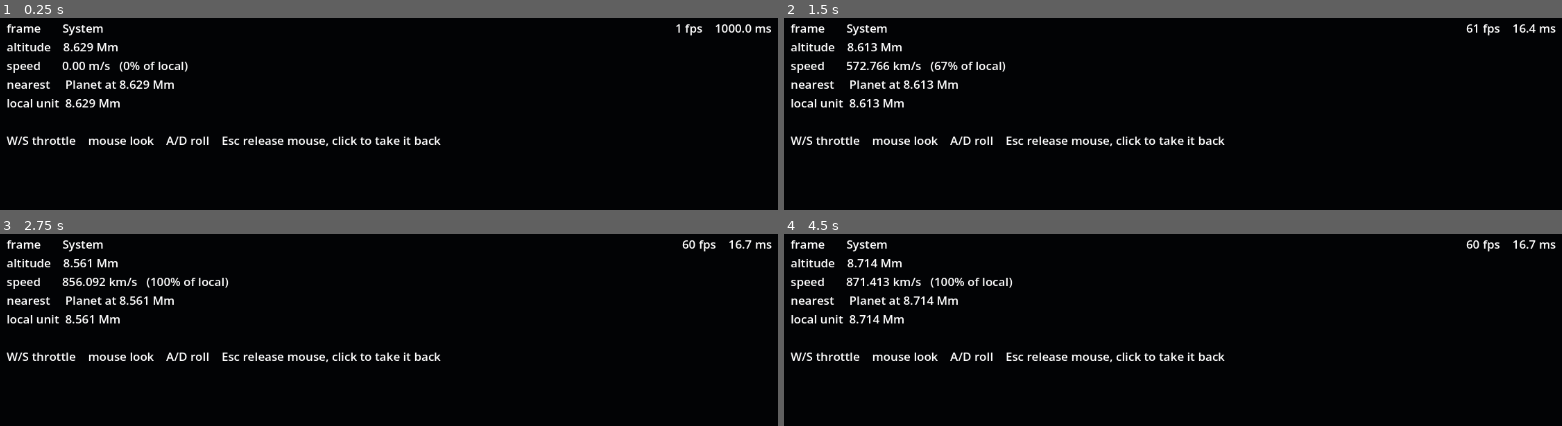
Above: before the commit, frames 1-4 (two rows, left to right).
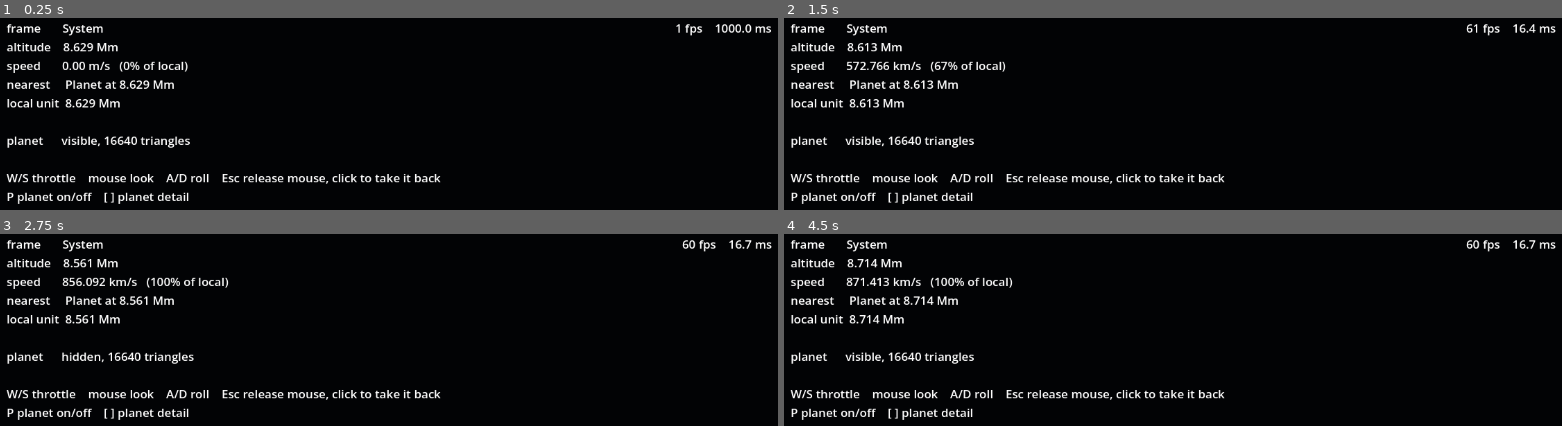
Above: after the commit, the same moments.

Repository: evertvorster/SpaceSim
Game: Godot game, scene res://demo/space_to_surface.tscn
Same seed, same stepped clock (60 frames per second), same inputs: the game is played once before the commit and once after it.
Inputs (mouse positions are in pixels of both pictures, inside the frame that each line leads up to):
- Up to frame 1 (0.25 s): no input
- Up to frame 2 (1.5 s): tap Enter at 0.5 s; move the mouse to (outside the picture) at 0.52 s; hold W from 0.53 s (still down); tap P at 0.6, 1.35 s; click (outside the picture) at 0.67 s; move the mouse to (outside the picture) at 1.27 s; click (outside the picture) at 1.42 s
- Up to frame 3 (2.75 s): keep holding W; move the mouse to (outside the picture) at 2.02 s; tap P at 2.1 s; click (outside the picture) at 2.17 s
- Up to frame 4 (4.5 s): move the mouse to (outside the picture) at 2.77 s; tap P at 2.85, 3.6, 4.35 s; click (outside the picture) at 2.92 s; move the mouse to (outside the picture) at 3.52 s; click (outside the picture) at 3.67 s; tap Escape at 4.15 s; move the mouse to (931, 379) at 4.27 s; release W at 4.28 s; hold A from 4.28 s (still down); click (931, 379) at 4.42 s

The runs differ from the first frame. In frame 1, 3.3% of the frame differs, in the area x 0-57%, y 61-97%; in frame 2, 3.3%; in frame 3, 3.2%; in frame 4, 3.3%.

Commit message:
Un-latch the surface, and add planet toggles for cost attribution
Landing used to be a one-way trip: the clamp re-seated the ship on the surface
and zeroed its speed every step, so it could not take off again. The surface is
now a constraint rather than a latch - motion into it is absorbed, motion along
it or away from it is left alone. "landed" becomes a contact flag recomputed each
step, so a ship pitched up and thrusting simply leaves.

The regression test now flies the whole chain both ways: down through the
atmosphere to the surface (124 s), then back up (56 s of climb), asserting the
contact flag clears and the frame changes back.

- demo/space_to_surface.gd: P hides the planet, [ ] change its tessellation
  (32x16 to 256x128), and the readout shows the triangle count. Without these we
  would be guessing which of screen coverage, triangle count or shader cost is
  responsible for the frame-rate drop near the surface.

Verified with 4.7.2.stable.mono.double: 46 checks pass.

Diff:
--- a/demo/flight_controller.gd
+++ b/demo/flight_controller.gd
@@ -11,9 +11,6 @@
 
 const TravelScale := preload("res://addons/spacesim/travel/travel_scale.gd")
 const Proximity := preload("res://addons/spacesim/travel/proximity.gd")
-
-## Distance at which the ship is considered down.
-const LANDING_CLEARANCE := 1.0
 
 ## The frame tree whose active frame supplies the travel band. Set by the world builder.
 var frame_tree: Node3D
@@ -31,6 +28,9 @@
 var travel_length := 0.0
 var nearest_distance := INF
 var nearest_name := ""
+
+## True while the ship is in contact with a surface this step. Recomputed every step: this
+## is contact, not a latch.
 var landed := false
 
 
@@ -53,10 +53,11 @@
 	speed = TravelScale.speed_for(throttle, nearest_distance, band.x, band.y)
 
 	# Forward is -Z, as everywhere in Godot.
+	landed = false
 	if speed > 0.0:
 		global_position -= global_transform.basis.z * speed * delta
 
-	_clamp_to_surface()
+	_constrain_to_surface()
 
 
 func _apply_attitude(input: Dictionary) -> void:
@@ -95,20 +96,25 @@
 	return nearest_distance
 
 
-func _clamp_to_surface() -> void:
+## The surface is a constraint, not a latch.
+##
+## Motion into the surface is absorbed by putting the ship back on it; motion along or away
+## from it is left alone, so the ship can slide and can take off. Latching here instead is
+## what made landing a one-way trip.
+##
+## The query is repeated rather than reused from `_update_proximity`, because the ship has
+## moved since then. TODO: cache it properly once there is more than one body.
+func _constrain_to_surface() -> void:
 	var body := Proximity.nearest_body(global_position, bodies)
 	if body == null or body.node == null:
 		return
 	var offset := global_position - body.node.global_position
 	var distance := offset.length()
-	if distance >= body.radius + LANDING_CLEARANCE:
+	if distance >= body.radius:
 		return
 
-	# Touchdown. TODO: real collision and terrain come with physics; for now the ship
-	# sits on the surface and stops.
-	var direction := Vector3.UP
+	var outward := Vector3.UP
 	if distance > 0.0:
-		direction = offset / distance
-	global_position = body.node.global_position + direction * body.radius
-	speed = 0.0
+		outward = offset / distance
+	global_position = body.node.global_position + outward * body.radius
 	landed = true
--- a/demo/scale_world.gd
+++ b/demo/scale_world.gd
@@ -111,6 +111,7 @@
 		"frame_tree": tree,
 		"system": system,
 		"planet": planet,
+		"planet_mesh": _planet_mesh,
 		"atmosphere": atmosphere,
 		"surface": surface,
 		"ship": ship,
@@ -156,6 +157,11 @@
 	mesh.material_override = material
 	mesh.cast_shadow = GeometryInstance3D.SHADOW_CASTING_SETTING_OFF
 	planet.add_child(mesh)
+	_planet_mesh = mesh
+
+
+## The planet's mesh, so a debug key can hide it or change its detail.
+var _planet_mesh: MeshInstance3D
 
 
 func _add_landing_site(surface: Node3D) -> void:
--- a/demo/space_to_surface.gd
+++ b/demo/space_to_surface.gd
@@ -18,15 +18,24 @@
 const TURN_RATE := 1.2 ## rad/s from the roll keys
 const THROTTLE_RATE := 0.7 ## per second
 
+## Planet detail levels for cost attribution: if the frame rate tracks screen coverage it
+## stays flat across these, and if it tracks triangle count it moves with them.
+const DETAIL_LEVELS := [Vector2i(32, 16), Vector2i(64, 32), Vector2i(128, 64), Vector2i(256, 128)]
+
 var _world := {}
 var _look := Vector2.ZERO
 var _hud: Label
 var _fps: Label
 var _skip_next_motion := false
+var _planet_mesh: MeshInstance3D
+var _detail := 2 ## index into DETAIL_LEVELS, 128 x 64 by default
+var _triangles := 0
 
 
 func _ready() -> void:
 	_world = ScaleWorld.new().build(self)
+	_planet_mesh = _world["planet_mesh"]
+	_set_detail(_detail)
 	_build_hud()
 	_capture_mouse()
 
@@ -43,8 +52,28 @@
 		_look += event.relative
 	elif event is InputEventMouseButton and event.pressed and event.button_index == MOUSE_BUTTON_LEFT:
 		_capture_mouse()
-	elif event is InputEventKey and event.pressed and event.keycode == KEY_ESCAPE:
-		Input.set_mouse_mode(Input.MOUSE_MODE_VISIBLE)
+	elif event is InputEventKey and event.pressed and not event.echo:
+		match event.keycode:
+			KEY_ESCAPE:
+				Input.set_mouse_mode(Input.MOUSE_MODE_VISIBLE)
+			KEY_P:
+				_planet_mesh.visible = not _planet_mesh.visible
+			KEY_BRACKETLEFT:
+				_set_detail(_detail - 1)
+			KEY_BRACKETRIGHT:
+				_set_detail(_detail + 1)
+
+
+## Change the planet's tessellation. Cheap to call: the count is measured once here rather
+## than per frame, because get_faces() allocates.
+func _set_detail(index: int) -> void:
+	_detail = clampi(index, 0, DETAIL_LEVELS.size() - 1)
+	var level: Vector2i = DETAIL_LEVELS[_detail]
+	var sphere: SphereMesh = _planet_mesh.mesh
+	sphere.radial_segments = level.x
+	sphere.rings = level.y
+	@warning_ignore("integer_division")
+	_triangles = sphere.get_faces().size() / 3
 
 
 ## Click to take the mouse back after Esc released it.
@@ -155,6 +184,7 @@
 	if length > 0.0:
 		fraction = ship.speed * TravelScale.TRAVERSE_SECONDS / length
 
+	var planet_state := "visible" if _planet_mesh.visible else "hidden"
 	_hud.text = "\n".join(
 		PackedStringArray(
 			[
@@ -164,7 +194,10 @@
 				"nearest     %s at %s" % [ship.nearest_name, _distance(ship.nearest_distance)],
 				"local unit  %s" % _distance(length),
 				"",
+				"planet      %s, %d triangles" % [planet_state, _triangles],
+				"",
 				"W/S throttle    mouse look    A/D roll    Esc release mouse, click to take it back",
+				"P planet on/off    [ ] planet detail",
 			]
 		)
 	)
--- a/tests/test_space_to_surface.gd
+++ b/tests/test_space_to_surface.gd
@@ -60,4 +60,25 @@
 			% [highest_speed / 1.0e3, lowest_speed]
 		)
 	)
+
+	# Take off again. Landing used to latch the ship: the surface clamp re-seated it and
+	# zeroed its speed on every step, so it could never leave. This is the regression test
+	# for that.
+	var outward: Vector3 = (ship.global_position - planet.global_position).normalized()
+	var climb_to: Vector3 = ship.global_position + outward * 1.0e7
+	var takeoff_steps := 0
+	var airborne := false
+	while takeoff_steps < 20000:
+		ship.step(STEP, {"throttle": 1.0, "aim": climb_to})
+		tree.evaluate()
+		takeoff_steps += 1
+		if ship.altitude() > 10_000.0:
+			airborne = true
+			break
+
+	h.check(
+		airborne, "and it can take off again (%d steps, %.0f s of climb)" % [takeoff_steps, takeoff_steps * STEP]
+	)
+	h.check(not ship.landed, "and is no longer in contact with the surface")
+	h.check(tree.active_frame == world["atmosphere"], "and has climbed back out of the surface frame")
 	world["container"].free()
